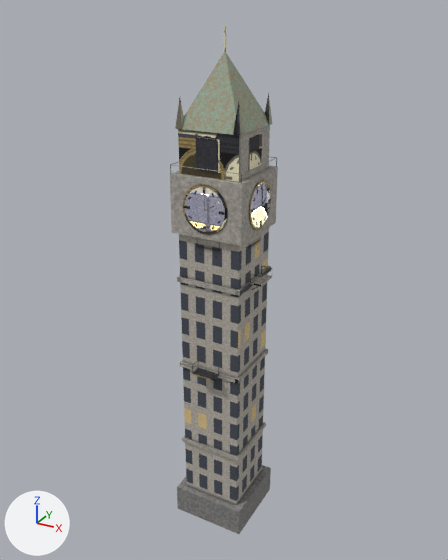
What one commit did to the FBX model Content/Assets/Locations/City/SM_ClockTower.fbx.
Before and after are seen from a 50 mm lens placed at (34.1, -62.3, 66.3), pointed at (-0.4, 0.5, 34.9). Every picture has the same lights, and +X, +Y and +Z are marked at lower left. The older version comes first. Objects named as collision shapes, trigger or cutter boxes, shadow casters or lower levels of detail are left out. Vertices at exactly the same position are counted once.

In view in the first picture: 'SM_ClockTower'.
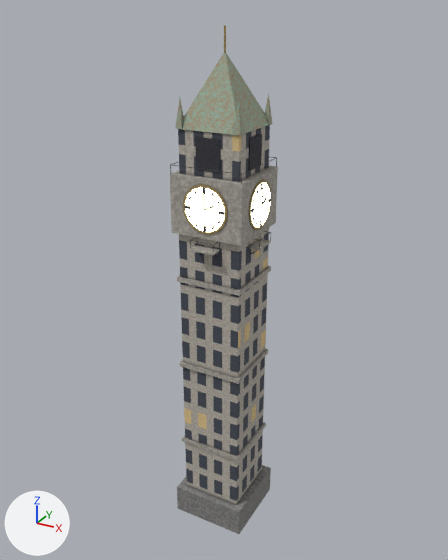
Boxes (x1, y1, x2, y2) around the edits, measured in the pictures (448 x 560 px; the box of a moved part takes in the faces that stretch with it):
'SM_ClockTower', reshaped, surface changed
    both: (170, 25, 278, 534)
part 1 of me_sm_clocktower, moved or reshaped
    before: (192, 368, 219, 381)
    after: (191, 245, 220, 256)
part 2 of me_sm_clocktower, moved or reshaped
    before: (250, 274, 272, 287)
    after: (249, 239, 271, 251)
part 3 of me_sm_clocktower, surface changed
    both: (171, 25, 272, 384)

Patch to the scene script:
```diff
--- a/Content/Assets/Locations/City/SM_ClockTower.fbx.py
+++ b/Content/Assets/Locations/City/SM_ClockTower.fbx.py
@@ me_sm_clocktower @@
 # used by ob_sm_clocktower; location = (0.0, 0.0, 0.0)
-me_sm_clocktower.from_pydata(...)  # 1053 vertices, 747 faces; spans x -5.0..5.7, y -5.7..5.0, z 0.0..64.5
+me_sm_clocktower.from_pydata(...)  # 1053 vertices, 747 faces; spans x -5.0..5.4, y -5.4..5.0, z 0.0..64.5
+# me_sm_clocktower part 1: the loose piece of 8 vertices spanning x -1.5..1.5, y -5.7..-4.3, z 24.0..24.3 is moved by (0.0, 0.3, 16.5)
+# me_sm_clocktower part 2: the loose piece of 8 vertices spanning x 4.3..5.7, y -1.5..1.5, z 36.0..36.3 is moved by (-0.3, 0.0, 4.5)
+# me_sm_clocktower part 3: texture (UV) coordinates of 719 of 747 faces, centred in x -4.9..5.7, y -5.7..4.9, z 11.7..64.5, changed; they spanned u 0.0..1.0, v 0.0..1.0 and now span u 0.0..1.0, v 0.0..1.0
+# other edits to the shape of me_sm_clocktower do not show in these pictures
 me_sm_clocktower.materials.append(mat_m_city_clocktower)
```
